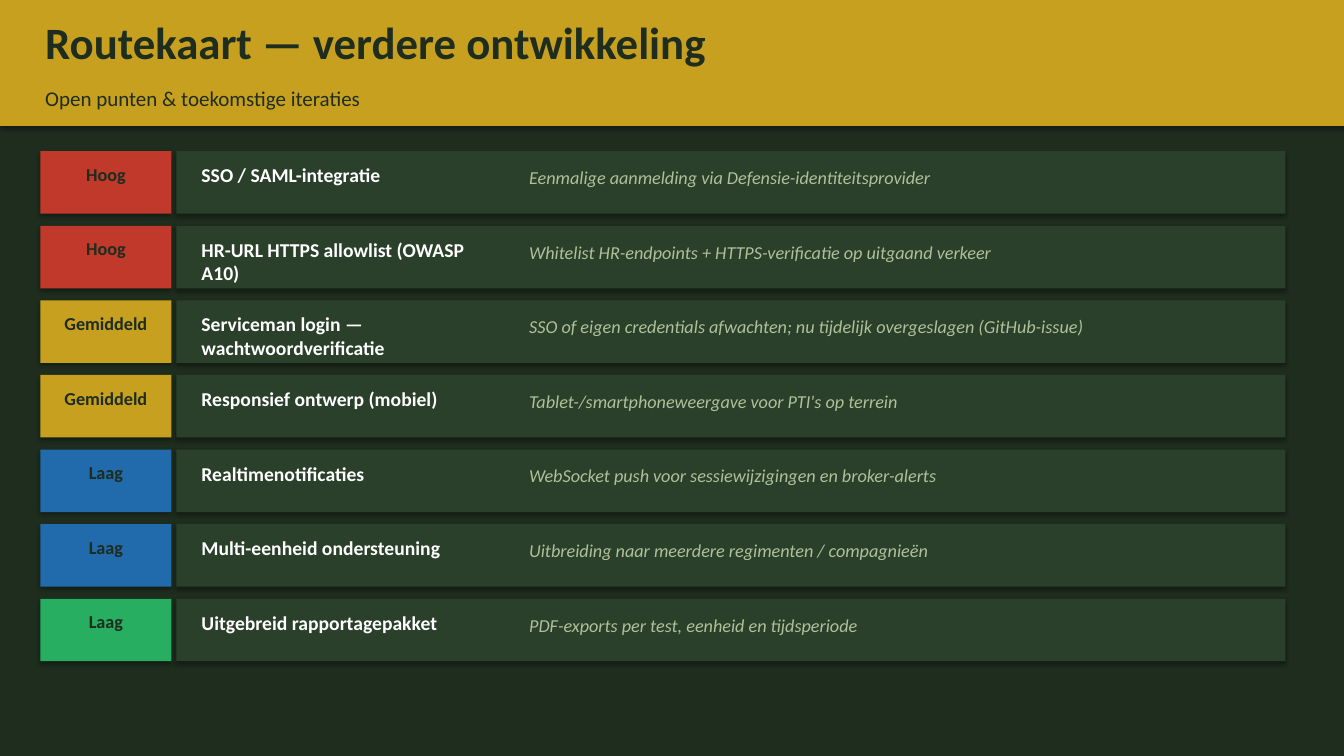
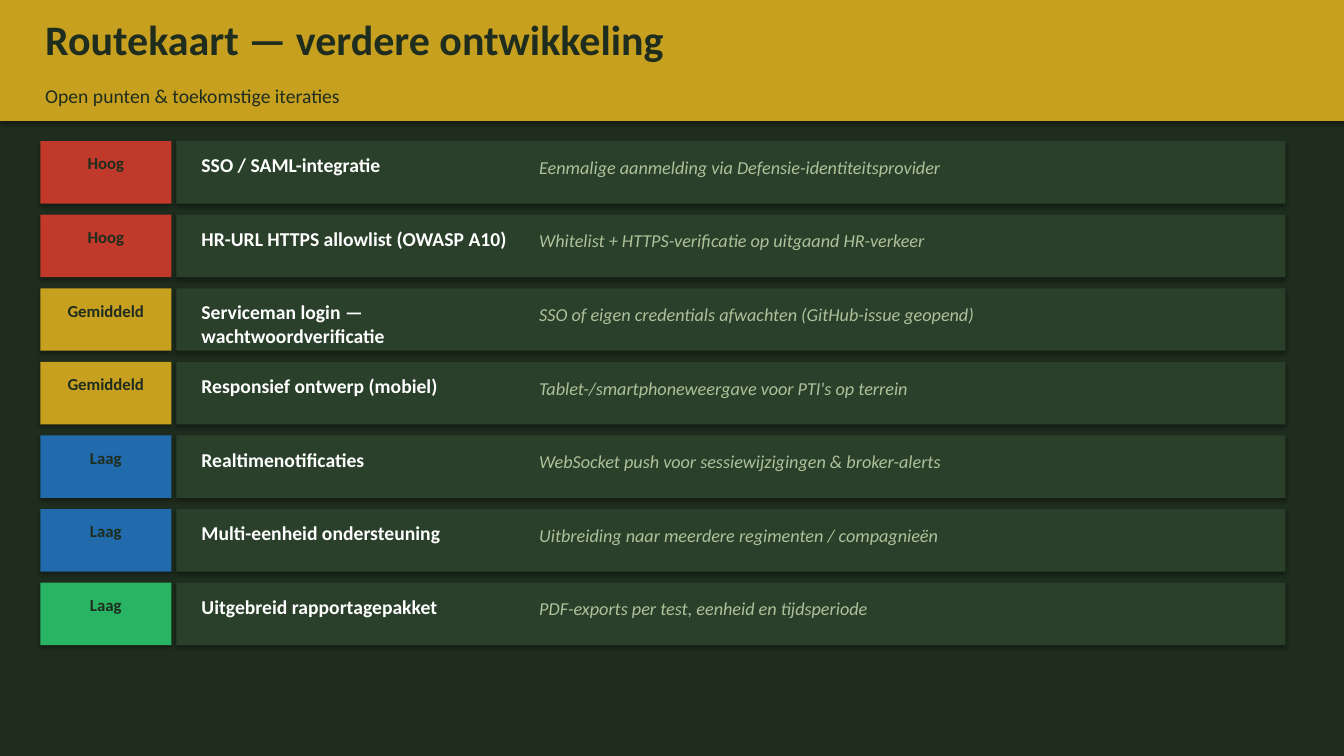
Before and after one commit to BenoitGoethals/WarriorFit, a slide deck: slide 16 of documentation/WarriorFit_Presentatie_10min_NL.pptx (slide 14 before the commit). Drawn at 1344x756 pixels with LibreOffice and Linux fonts; fonts in the diff are those of the drawing. Boxes give left, top, right and bottom in pixels: in the first picture for what was removed or moved away, otherwise in the second. Text is boxed around its words. In the diff, an @@ line names an element or a change of style, - is before the commit and + after.

Commit message:
Update 10-minute deck script: slides expanded to 17, refinements & helpers added
- Added 2 new slides and refined existing slide scripts.
- Expanded slide helpers: new functions for KPI rows, bullets, and better image handling.
- Consolidated palette and layout settings for cleaner code.
- Updated slide titles, flow, and content to reflect enhanced architecture and compliance emphasis.

```diff
--- a/documentation/WarriorFit_Presentatie_10min_NL.pptx
+++ b/documentation/WarriorFit_Presentatie_10min_NL.pptx
@@ rectangle: place and size @@
-rectangle at bbox=[0, 0, 1344, 126]
+rectangle at bbox=[0, 0, 1344, 121]
@@ text "Routekaart — verdere ontwikkeling" at bbox=[45, 25, 663, 62]: size 32 to 30 pt @@
@@ text "Open punten & toekomstige iteraties" at bbox=[45, 89, 340, 107]: size 15 to 14 pt @@
@@ text "SSO / SAML-integratie": place and size @@
-text "SSO / SAML-integratie" at bbox=[201, 168, 381, 186]
+text "SSO / SAML-integratie" at bbox=[201, 158, 381, 176]
@@ text "Eenmalige aanmelding via Defensie-identiteitsprovider": place and size @@
-text "Eenmalige aanmelding via Defensie-identiteitsprovider" at bbox=[529, 171, 930, 187]
+text "Eenmalige aanmelding via Defensie-identiteitsprovider" at bbox=[539, 161, 940, 177]
@@ text "HR-URL HTTPS allowlist (OWASP A10)" rewrapped from bbox=[201, 242, 464, 283] to bbox=[201, 231, 507, 249] @@
@@ text at bbox=[539, 234, 925, 250]: text changed @@
-Whitelist HR-endpoints + HTTPS-verificatie op uitgaand verkeer
+Whitelist + HTTPS-verificatie op uitgaand HR-verkeer
@@ 6 rectangles, 2 texts: place and size @@
-6 rectangles, 2 texts at bbox=[40, 151, 1286, 363]
+6 rectangles, 2 texts at bbox=[40, 141, 1286, 351]
@@ text "Serviceman login — wachtwoordverificatie": place and size @@
-text "Serviceman login — wachtwoordverificatie" at bbox=[201, 317, 384, 355]
+text "Serviceman login — wachtwoordverificatie" at bbox=[201, 305, 384, 343]
@@ text at bbox=[539, 308, 973, 324]: text changed @@
-SSO of eigen credentials afwachten; nu tijdelijk overgeslagen (GitHub-issue)
+SSO of eigen credentials afwachten (GitHub-issue geopend)
@@ text "Responsief ontwerp (mobiel)": place and size @@
-text "Responsief ontwerp (mobiel)" at bbox=[201, 391, 438, 409]
+text "Responsief ontwerp (mobiel)" at bbox=[201, 378, 438, 396]
@@ text "Tablet-/smartphoneweergave voor PTI's op terrein": place and size @@
-text "Tablet-/smartphoneweergave voor PTI's op terrein" at bbox=[529, 395, 897, 411]
+text "Tablet-/smartphoneweergave voor PTI's op terrein" at bbox=[539, 382, 907, 398]
@@ text "Realtimenotificaties": place and size @@
-text "Realtimenotificaties" at bbox=[201, 467, 364, 481]
+text "Realtimenotificaties" at bbox=[201, 453, 364, 467]
@@ text at bbox=[539, 455, 940, 471]: text changed @@
-WebSocket push voor sessiewijzigingen en broker-alerts
+WebSocket push voor sessiewijzigingen & broker-alerts
@@ text "Multi-eenheid ondersteuning": place and size @@
-text "Multi-eenheid ondersteuning" at bbox=[201, 541, 440, 559]
+text "Multi-eenheid ondersteuning" at bbox=[201, 526, 440, 544]
@@ text "Uitbreiding naar meerdere regimenten / ...": place and size @@
-text "Uitbreiding naar meerdere regimenten / ..." at bbox=[529, 544, 928, 560]
+text "Uitbreiding naar meerdere regimenten / ..." at bbox=[539, 529, 938, 545]
@@ size 13 to 12 pt in 7 elements at bbox=[88, 158, 125, 172], bbox=[88, 232, 125, 246], bbox=[68, 305, 144, 317], bbox=[68, 378, 144, 390], bbox=[90, 453, 122, 467], bbox=[90, 526, 122, 540], bbox=[90, 600, 122, 614] @@
@@ 8 rectangles, 5 texts: place and size @@
-8 rectangles, 5 texts at bbox=[40, 317, 1286, 661]
+8 rectangles, 5 texts at bbox=[40, 305, 1286, 645]
@@ rectangle at bbox=[40, 583, 171, 645]: fill #27AE60 to #28B463 @@
@@ text "Uitgebreid rapportagepakket": place and size @@
-text "Uitgebreid rapportagepakket" at bbox=[201, 616, 437, 634]
+text "Uitgebreid rapportagepakket" at bbox=[201, 600, 437, 618]
@@ text "PDF-exports per test, eenheid en ...": place and size @@
-text "PDF-exports per test, eenheid en ..." at bbox=[529, 619, 858, 635]
+text "PDF-exports per test, eenheid en ..." at bbox=[539, 602, 868, 618]
```
Also in this commit, not shown: 12 other slides changed, 4 slides added, 2 slides removed, 1 other file.
